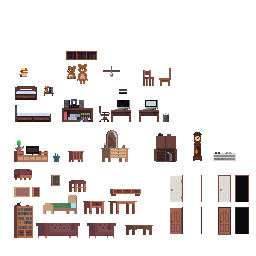
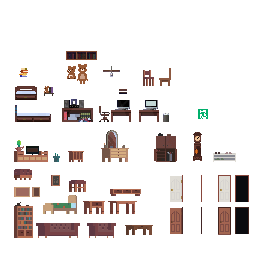
Two versions of the same layered image (256px x 256px). Layer-by-layer changes:
added layer "레이어 49" above "레이어 48" over [198, 109, 208, 119]